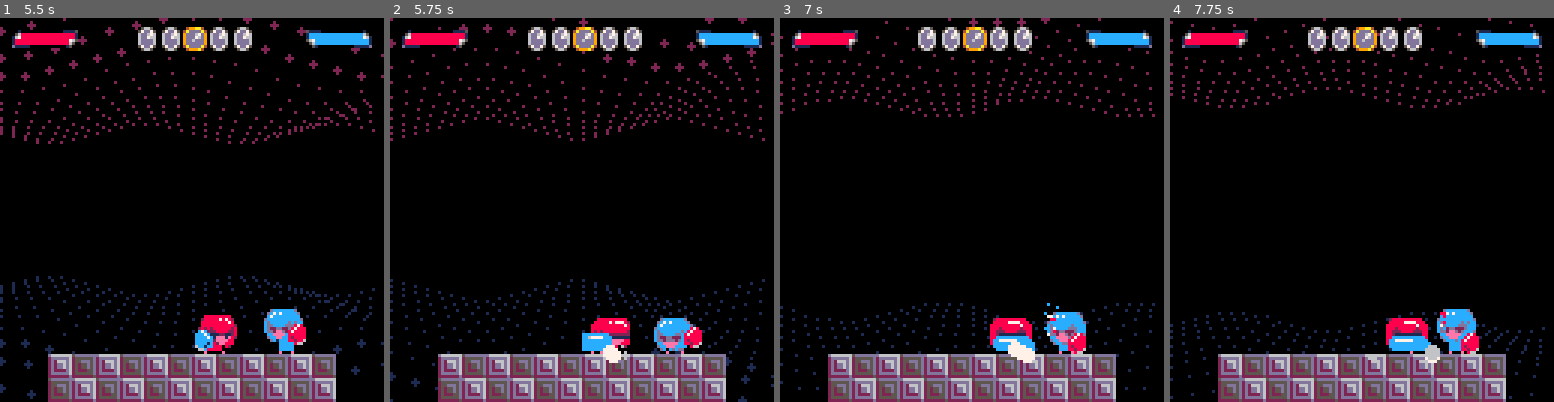
Above: before the commit, frames 1-4 (left to right).
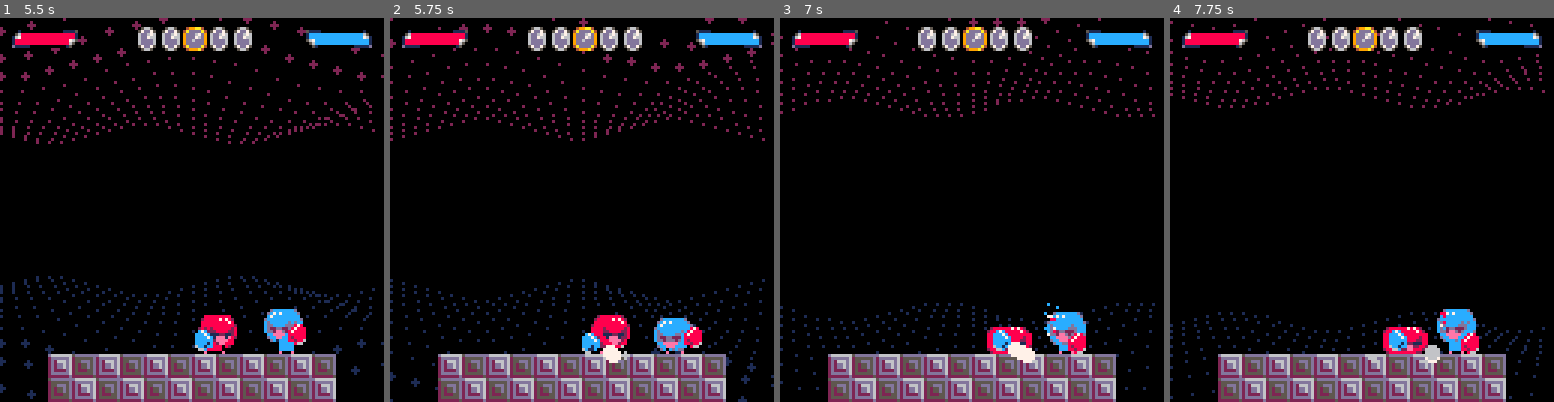
Above: after the commit, the same moments.

Repository: davidjtferguson/dancejab
Game: PICO-8 cartridge jab.p8
Same seed, same stepped clock (60 frames per second), same inputs: the game is played once before the commit and once after it.
Inputs:
- Up to frame 1 (5.5 s): tap X (X key) at 0.33, 1.07, 1.85, 2.97, 4.08, 5.2 s; tap O (Z key) at 0.7, 1.7, 2.1, 2.5, 2.9, 3.3, 3.7, 4.1, 4.5, 4.9, 5.3 s; hold Right 1.6-2.1 s; hold Up 2.15-2.42 s; hold Right 2.47-3.03 s; hold Left 3.08-3.58 s; hold Down 3.63-3.97 s; hold Right 4.02-4.68 s; hold Up 4.73-5.03 s; hold Left from 5.08 s (still down)
- Up to frame 2 (5.75 s): release Left at 5.68 s; tap O (Z key) at 5.7 s; hold Down from 5.73 s (still down)
- Up to frame 3 (7 s): release Down at 6.03 s; hold Right 6.08-6.58 s; tap O (Z key) at 6.1, 6.5, 6.9 s; tap X (X key) at 6.32 s; hold Right from 6.63 s (still down)
- Up to frame 4 (7.75 s): release Right at 7.13 s; hold Up 7.18-7.45 s; tap O (Z key) at 7.3, 7.7 s; tap X (X key) at 7.43 s; hold Right from 7.5 s (still down)

Frame 1 is identical in both runs. In frame 2, 0.5% of the frame differs, in the area x 50-63%, y 77-88%; in frame 3, 0.7%; in frame 4, 0.8%, in the area x 55-68%, y 78-88%.

Commit message:
dash updates and WIP laugh anim

Diff:
--- a/jab.p8
+++ b/jab.p8
@@ -74,8 +74,8 @@
   animidle=createanim({66,226,228,230,232,64,234,236,238,224},{2,5,5,5,5,2,5,5,5,5}),
   animwalkforward=createanim({128,130,132,134},5),
   animwalkback=createanim({136,138,140,142},5),
-  animdashforward=createanim({37,96,5},{3,2,2},false),
-  animdashback=createanim({39,98,7},{3,2,2},false),
+  animdashforward=createanim({05,66,37},{3,6,6},false),
+  animdashback=createanim({39,98,7},{3,3,6,},false),
   animjab=createanim({72,74,76},{3,6,1},false),
   animringout=createanim({192,194},6,false),
   animjablag=createanim({78,44,100},{3,3,5},false),
Not shown, changed: 62 lines of the sprite sheet (__gfx__) section of jab.p8
